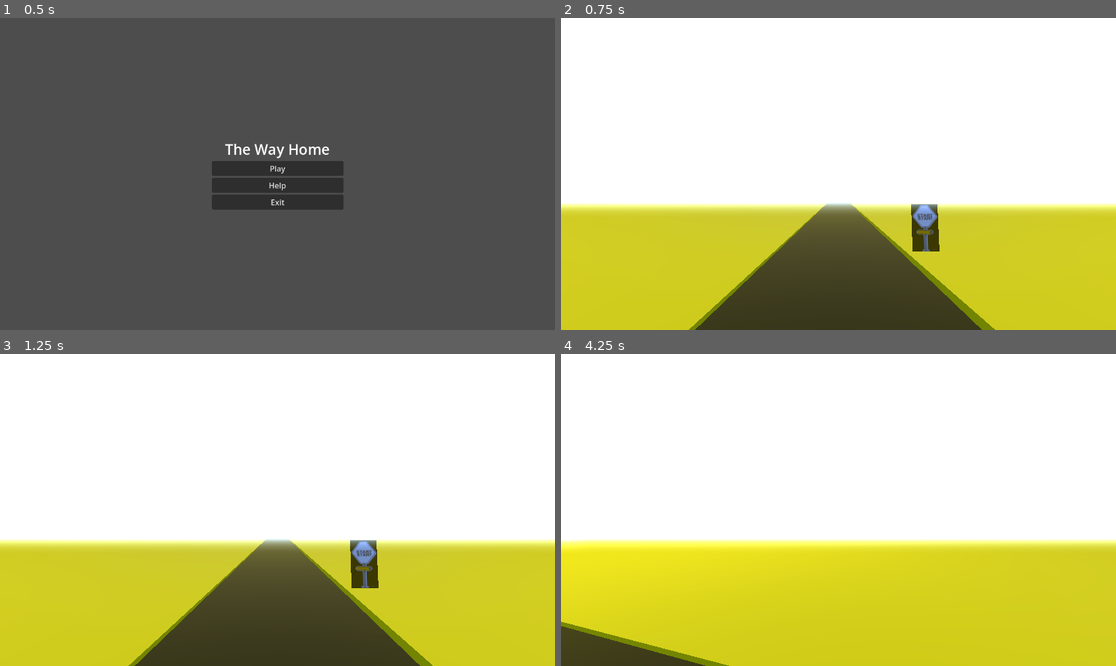
Above: before the commit, frames 1-4 (two rows, left to right).
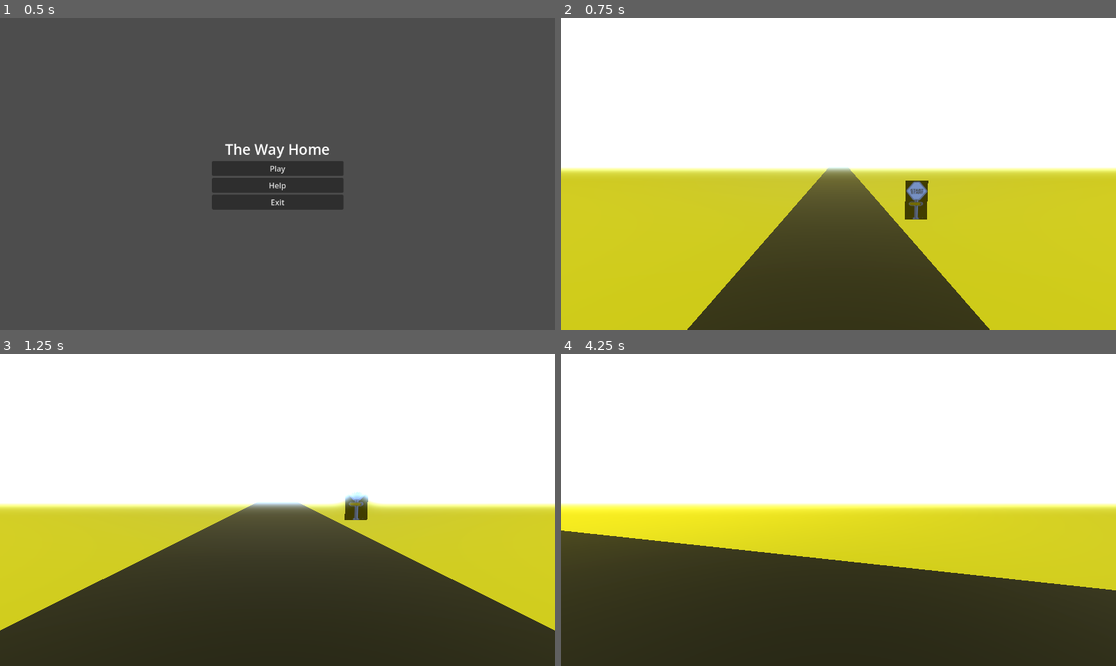
Above: after the commit, the same moments.

Repository: VHSDIR/thewayhome
Game: Godot game, scene res://scenes/main_menu.tscn
The game is run twice, just before and just after one commit, with the same random seed, the same clock (stepped at 60 frames per second) and the same inputs.
Inputs:
- Up to frame 1 (0.5 s): no input
- Up to frame 2 (0.75 s): click "Play" at 0.5 s
- Up to frame 3 (1.25 s): no input
- Up to frame 4 (4.25 s): hold D (rotate_right) 1.28-2.03 s; hold W (move_front) 1.28-2.03 s; hold S (move_back) 2.03-2.78 s; tap W (move_front) at 2.1, 3.6 s; hold W (move_front) 2.78-3.53 s; hold D (rotate_right) from 2.78 s (still down)

Frame 1 is identical in both runs. In frame 2, 18% of the frame differs, in the area x 0-100%, y 47-100%; in frame 3, 35%; in frame 4, 46%.

Commit message:
added roe; setted terrain to y0

Diff:
--- a/src/scenes/block.tscn
+++ b/src/scenes/block.tscn
@@ -8,12 +8,15 @@
 
 [node name="Block" type="Node3D"]
 
-[node name="CharacterBody3D" type="CharacterBody3D" parent="."]
+[node name="Node3D" type="Node3D" parent="."]
+transform = Transform3D(1, 0, 0, 0, 1, 0, 0, 0, 1, 0, 0.5, 0)
 
-[node name="MeshInstance3D" type="MeshInstance3D" parent="CharacterBody3D"]
+[node name="CharacterBody3D" type="CharacterBody3D" parent="Node3D"]
+
+[node name="MeshInstance3D" type="MeshInstance3D" parent="Node3D/CharacterBody3D"]
 material_override = ExtResource("1_yac7a")
 mesh = SubResource("BoxMesh_5x3jh")
-skeleton = NodePath("../..")
+skeleton = NodePath("../../..")
 
-[node name="CollisionShape3D" type="CollisionShape3D" parent="CharacterBody3D"]
+[node name="CollisionShape3D" type="CollisionShape3D" parent="Node3D/CharacterBody3D"]
 shape = SubResource("BoxShape3D_8ngm5")
--- a/src/scenes/main.tscn
+++ b/src/scenes/main.tscn
@@ -1,15 +1,11 @@
-[gd_scene load_steps=9 format=3 uid="uid://0fje57i0c0sj"]
+[gd_scene load_steps=8 format=3 uid="uid://0fje57i0c0sj"]
 
 [ext_resource type="PackedScene" uid="uid://d26te0gv7khjd" path="res://scenes/block.tscn" id="1_w5kyn"]
 [ext_resource type="Script" path="res://scripts/level.gd" id="1_wyd1u"]
 [ext_resource type="PackedScene" uid="uid://cs8f1p76tn61f" path="res://scenes/player.tscn" id="2_4guff"]
-[ext_resource type="Texture2D" uid="uid://r5jx48b6csbm" path="res://assets/start-sign.png" id="3_u4t5u"]
+[ext_resource type="PackedScene" uid="uid://b83dcv6fewvk8" path="res://scenes/start_sign.tscn" id="2_8eqav"]
 [ext_resource type="PackedScene" uid="uid://d2754k6brsb7x" path="res://scenes/terrain.tscn" id="3_x3jfn"]
-
-[sub_resource type="StandardMaterial3D" id="StandardMaterial3D_x3bfm"]
-albedo_texture = ExtResource("3_u4t5u")
-
-[sub_resource type="QuadMesh" id="QuadMesh_sbpwy"]
+[ext_resource type="PackedScene" uid="uid://bbkg7ulps68cf" path="res://scenes/sarna.tscn" id="4_krrul"]
 
 [sub_resource type="Environment" id="Environment_d8eq5"]
 background_mode = 1
@@ -23,19 +19,22 @@
 [node name="Main" type="Node3D"]
 script = ExtResource("1_wyd1u")
 
-[node name="ObstaclesHolder" type="Node3D" parent="."]
+[node name="StartSign" parent="." instance=ExtResource("2_8eqav")]
+transform = Transform3D(1, 0, 0, 0, 1.75873, 0, 0, 0, 1, -3.5, 0, 9)
+
+[node name="Randomizer" type="Node3D" parent="."]
 transform = Transform3D(1, 0, 0, 0, 1, 0, 0, 0, 1, 0, 0, 50)
 
-[node name="Obstacle01" parent="ObstaclesHolder" instance=ExtResource("1_w5kyn")]
-transform = Transform3D(1, 0, 0, 0, 1, 0, 0, 0, 1, -1.75179, 0.935375, 12.0031)
+[node name="Sarna" parent="Randomizer" instance=ExtResource("4_krrul")]
+transform = Transform3D(0.8, 0, 0, 0, 0.8, 0, 0, 0, 0.8, 0.906, 0, 8.288)
 
-[node name="Obstacle02" parent="ObstaclesHolder" instance=ExtResource("1_w5kyn")]
-transform = Transform3D(1, 0, 0, 0, 1, 0, 0, 0, 1, 4, 0.993688, 10)
+[node name="ObstaclesHolder" type="Node3D" parent="Randomizer"]
 
-[node name="StartSign" type="MeshInstance3D" parent="ObstaclesHolder"]
-transform = Transform3D(-1, 0, -8.74228e-08, 0, 1.75873, 0, 8.74228e-08, 0, -1, -3.25341, 1.56493, -41.6419)
-material_override = SubResource("StandardMaterial3D_x3bfm")
-mesh = SubResource("QuadMesh_sbpwy")
+[node name="Obstacle01" parent="Randomizer/ObstaclesHolder" instance=ExtResource("1_w5kyn")]
+transform = Transform3D(1, 0, 0, 0, 1, 0, 0, 0, 1, -1.752, 0, 12.003)
+
+[node name="Obstacle02" parent="Randomizer/ObstaclesHolder" instance=ExtResource("1_w5kyn")]
+transform = Transform3D(1, 0, 0, 0, 1, 0, 0, 0, 1, 4, 0, 10)
 
 [node name="DirectionalLight3D" type="DirectionalLight3D" parent="."]
 transform = Transform3D(1, 0, 0, 0, 0.707107, 0.707107, 0, -0.707107, 0.707107, 0, 26.4884, 39.4248)
@@ -46,5 +45,6 @@
 [node name="Terrain" parent="." instance=ExtResource("3_x3jfn")]
 
 [node name="Player" parent="." instance=ExtResource("2_4guff")]
+transform = Transform3D(1, 0, 0, 0, 1, 0, 0, 0, 1, 0, 2.975, 0)
 
 [connection signal="custom_position_reseted" from="Player" to="." method="_on_player_custom_position_reseted"]
--- a/src/scenes/player.tscn
+++ b/src/scenes/player.tscn
@@ -9,11 +9,11 @@
 script = ExtResource("1_cm6tq")
 
 [node name="Camera3D" type="Camera3D" parent="."]
-transform = Transform3D(-1, 8.013e-09, 8.70548e-08, 0, 0.995791, -0.0916581, -8.74228e-08, -0.0916581, -0.995791, 0, 3, 0.57453)
+transform = Transform3D(-1, 7.6194e-09, -8.70902e-08, 0, 0.996195, 0.0871558, 8.74228e-08, 0.0871558, -0.996195, 0, 0, 0)
 current = true
 
 [node name="CollisionShape3D" type="CollisionShape3D" parent="."]
-transform = Transform3D(1, 0, 0, 0, 1, 0, 0, 0, 1, 0, 2, 0.57453)
+transform = Transform3D(1, 0, 0, 0, 2.5, 0, 0, 0, 1, 0, 0, 0.575)
 shape = SubResource("BoxShape3D_kfv1j")
 
 [node name="Control" type="Control" parent="."]
--- /dev/null
+++ b/src/scenes/sarna.tscn
@@ -0,0 +1,17 @@
+[gd_scene load_steps=4 format=3 uid="uid://bbkg7ulps68cf"]
+
+[ext_resource type="Texture2D" uid="uid://ceraerrjmmuhk" path="res://assets/sarna.jpg" id="1_ly7q4"]
+
+[sub_resource type="StandardMaterial3D" id="StandardMaterial3D_xbp72"]
+albedo_texture = ExtResource("1_ly7q4")
+
+[sub_resource type="QuadMesh" id="QuadMesh_sbpwy"]
+
+[node name="Sarna" type="Node3D"]
+transform = Transform3D(-0.8, 0, -1.20797e-07, 0, 0.8, 0, 1.20797e-07, 0, -0.8, 0, 0, 0)
+
+[node name="Sprite" type="MeshInstance3D" parent="."]
+transform = Transform3D(-1, 0, -8.74228e-08, 0, 1, 0, 8.74228e-08, 0, -1, 0, 0.5, 0)
+material_override = SubResource("StandardMaterial3D_xbp72")
+mesh = SubResource("QuadMesh_sbpwy")
+skeleton = NodePath("../..")
--- /dev/null
+++ b/src/scenes/start_sign.tscn
@@ -0,0 +1,16 @@
+[gd_scene load_steps=4 format=3 uid="uid://b83dcv6fewvk8"]
+
+[ext_resource type="Texture2D" uid="uid://r5jx48b6csbm" path="res://assets/start-sign.png" id="1_60jf3"]
+
+[sub_resource type="StandardMaterial3D" id="StandardMaterial3D_xcgs8"]
+albedo_texture = ExtResource("1_60jf3")
+
+[sub_resource type="QuadMesh" id="QuadMesh_qlryk"]
+
+[node name="StartSign" type="Node3D"]
+transform = Transform3D(1, 0, 0, 0, 1.75873, 0, 0, 0, 1, 0, 0, 0)
+
+[node name="MeshInstance3D" type="MeshInstance3D" parent="."]
+transform = Transform3D(-1, 0, -8.74228e-08, 0, 1, 0, 8.74228e-08, 0, -1, 0, 0.5, 0)
+material_override = SubResource("StandardMaterial3D_xcgs8")
+mesh = SubResource("QuadMesh_qlryk")
--- a/src/scenes/terrain.tscn
+++ b/src/scenes/terrain.tscn
@@ -6,29 +6,29 @@
 [sub_resource type="BoxMesh" id="BoxMesh_5x3jh"]
 material = ExtResource("2_v8c2m")
 
-[sub_resource type="BoxShape3D" id="BoxShape3D_8ngm5"]
+[sub_resource type="BoxShape3D" id="BoxShape3D_lm42a"]
 
 [node name="Terrain" type="Node3D"]
 
 [node name="CharacterBody3D" type="CharacterBody3D" parent="."]
 
-[node name="MeshInstance3D3" type="MeshInstance3D" parent="CharacterBody3D"]
-transform = Transform3D(495, 0, 0, 0, 1, 0, 0, 0, 1000, -250, 0.2, 0)
+[node name="RightDesert" type="MeshInstance3D" parent="CharacterBody3D"]
+transform = Transform3D(495, 0, 0, 0, 1, 0, 0, 0, 1000, -250, -0.6, 0)
 material_override = ExtResource("2_v8c2m")
 mesh = SubResource("BoxMesh_5x3jh")
-skeleton = NodePath("../MeshInstance3D2")
+skeleton = NodePath("../LeftDesert")
 
-[node name="MeshInstance3D2" type="MeshInstance3D" parent="CharacterBody3D"]
-transform = Transform3D(495, 0, 0, 0, 1, 0, 0, 0, 1000, 250, 0.1, 0)
+[node name="LeftDesert" type="MeshInstance3D" parent="CharacterBody3D"]
+transform = Transform3D(495, 0, 0, 0, 1, 0, 0, 0, 1000, 250, -0.6, 0)
 material_override = ExtResource("2_v8c2m")
 mesh = SubResource("BoxMesh_5x3jh")
 
-[node name="MeshInstance3D" type="MeshInstance3D" parent="CharacterBody3D"]
-transform = Transform3D(100, 0, 0, 0, 1, 0, 0, 0, 1000, 0, 0, 0)
+[node name="Road" type="MeshInstance3D" parent="CharacterBody3D"]
+transform = Transform3D(5, 0, 0, 0, 1, 0, 0, 0, 1000, 0, -0.5, 0)
 material_override = ExtResource("1_cmp5j")
 mesh = SubResource("BoxMesh_5x3jh")
 skeleton = NodePath("../..")
 
 [node name="CollisionShape3D" type="CollisionShape3D" parent="CharacterBody3D"]
-transform = Transform3D(10000, 0, 0, 0, 1, 0, 0, 0, 10000, 0, 0.889863, 0)
-shape = SubResource("BoxShape3D_8ngm5")
+transform = Transform3D(1000, 0, 0, 0, 1, 0, 0, 0, 1000, 0, -0.508853, 0)
+shape = SubResource("BoxShape3D_lm42a")
--- a/src/scripts/level.gd
+++ b/src/scripts/level.gd
@@ -1,6 +1,27 @@
 extends Node3D
 var utils = preload("res://scripts/utils.gd")
+
+func _ready():
+	reset_obstacles()
+
 func _on_player_custom_position_reseted():
-	$ObstaclesHolder/Obstacle01.position.x = utils.get_random_value(5)
-	$ObstaclesHolder/Obstacle02.position.x = utils.get_random_value(5)
-	$ObstaclesHolder/StartSign.scale = Vector3.ZERO
+	$StartSign.scale = Vector3.ZERO
+	reset_obstacles()
+
+func reset_obstacles():
+	var picked_obstacle = randi_range(0, 1)
+
+	if picked_obstacle == 0:
+		$Randomizer/Sarna.position.x = utils.get_random_value(5)
+	elif picked_obstacle == 1:
+		$Randomizer/ObstaclesHolder/Obstacle01.position.x = utils.get_random_value(5)
+		$Randomizer/ObstaclesHolder/Obstacle02.position.x = utils.get_random_value(5)
+
+	var children = $Randomizer.get_children()
+	for i in range(children.size()):
+		var child = children[i]
+
+		if i == picked_obstacle:
+			child.scale = Vector3.ONE
+		else:
+			child.scale = Vector3.ZERO
Binary file added: src/assets/sarna.jpg
Not shown, added: src/assets/sarna.jpg.import
